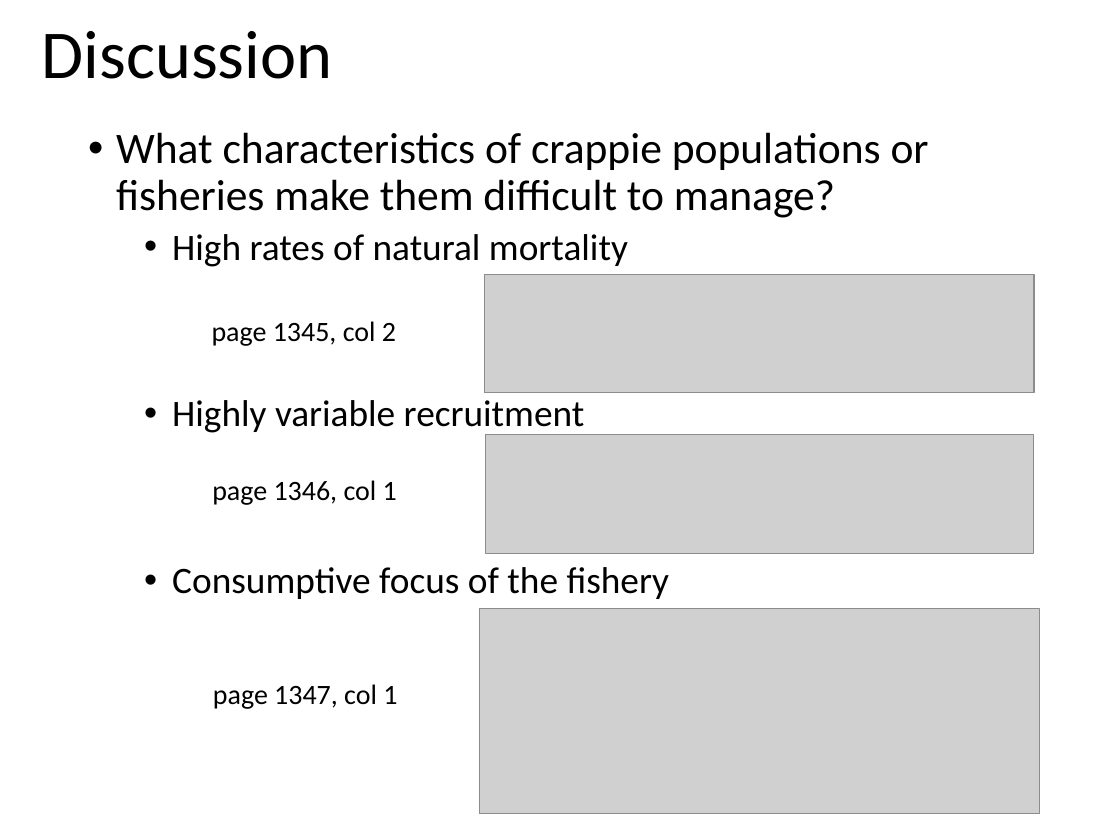
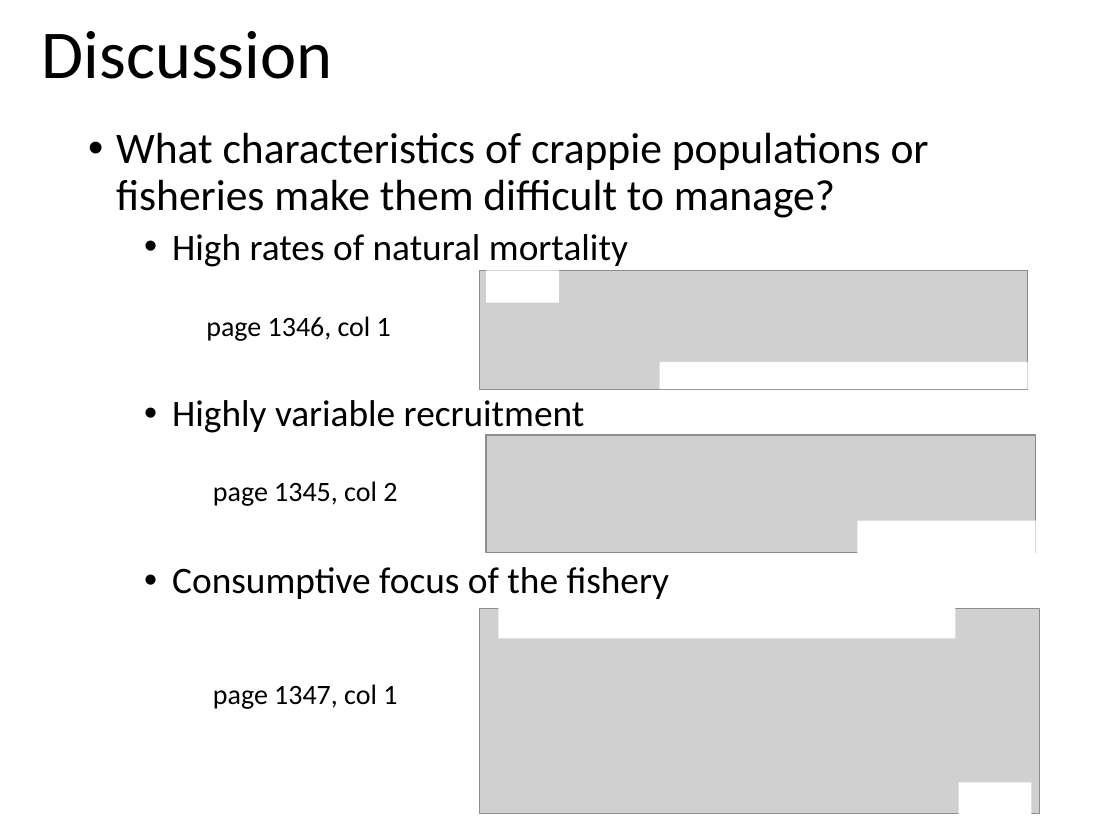
Before and after one commit to droglenc/NCNRS349, a slide deck: slide 13 of modules/MgmntSizeLimits/READING_Boxrucker_2002.pptx. Drawn at 1120x840 pixels with LibreOffice and Linux fonts; fonts in the diff are those of the drawing; grey boxes stand for pictures. Boxes give left, top, right and bottom in pixels: in the first picture for what was removed or moved away, otherwise in the second. Text is boxed around its words. In the diff, an @@ line names an element or a change of style, - is before the commit and + after.

```diff
--- a/modules/MgmntSizeLimits/READING_Boxrucker_2002.pptx
+++ b/modules/MgmntSizeLimits/READING_Boxrucker_2002.pptx
@@ picture: place and size @@
-picture at bbox=[485, 435, 1034, 553]
+picture at bbox=[479, 270, 1028, 389]
@@ rectangle added at bbox=[486, 270, 559, 302], fill #FFFFFF @@
@@ text "page 1346, col 1": place and size @@
-text "page 1346, col 1" at bbox=[212, 480, 397, 505]
+text "page 1346, col 1" at bbox=[206, 316, 391, 341]
@@ rectangle added at bbox=[660, 362, 1028, 389], fill #FFFFFF @@
@@ picture: place and size @@
-picture at bbox=[485, 274, 1035, 392]
+picture at bbox=[486, 435, 1036, 552]
@@ text "page 1345, col 2": place and size @@
-text "page 1345, col 2" at bbox=[212, 321, 396, 346]
+text "page 1345, col 2" at bbox=[213, 481, 397, 506]
@@ rectangle added at bbox=[858, 521, 1036, 553], fill #FFFFFF @@
@@ rectangle added at bbox=[498, 601, 955, 638], fill #FFFFFF @@
@@ rectangle added at bbox=[959, 783, 1032, 815], fill #FFFFFF @@
```
Also in this commit, not shown: 1 other slide changed, 4 other files.
